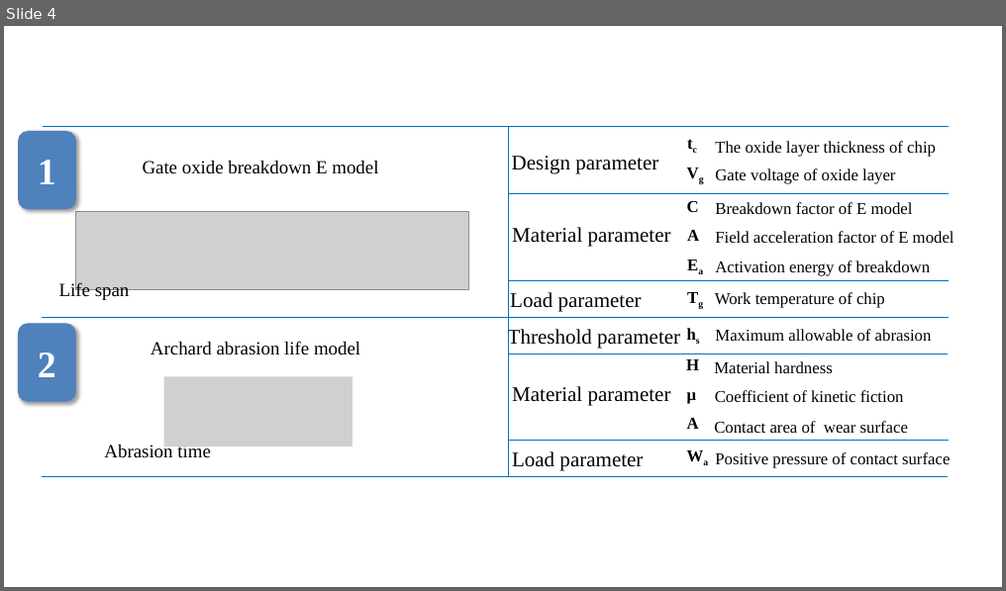
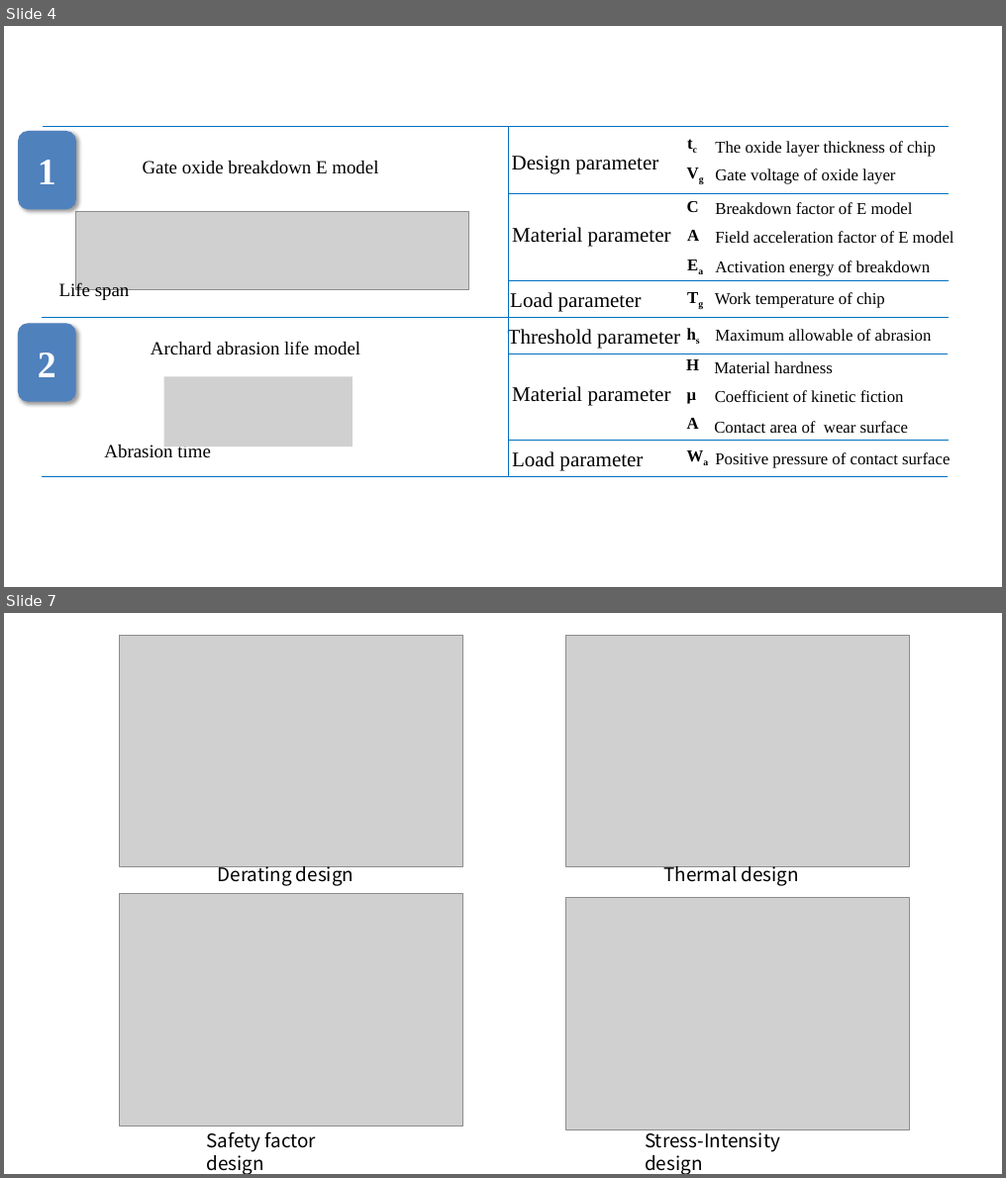
Before and after one commit to PrideLee/Logistics-Optimization-Product-Configuration-Recommendation-and-Optimization, a slide deck: General map of reliability (The summary of Kang's seminar in CAS)/fig.pptx. Shown one above the other, each under a label of ours: slide 4 before the commit, slides 4 and 7 after it; the slides between them are not shown. The pictures are 1006x591 and 1006x1178 pixels, drawn with LibreOffice and Linux fonts; fonts in the diff are those of the drawing; grey boxes stand for pictures. Boxes give left, top, right and bottom in pixels: in the first picture for what was removed or moved away, otherwise in the second. Text is boxed around its words. In the diff, an @@ line names an element or a change of style, - is before the commit and + after.

```diff
--- a/General map of reliability (The summary of Kang's seminar in CAS)/fig.pptx
+++ b/General map of reliability (The summary of Kang's seminar in CAS)/fig.pptx
@@ slide 7 added at bbox=[4, 613, 1002, 1174], background #FFFFFF @@
@@ group added at bbox=[120, 635, 909, 1174]: 4 pictures, 4 texts @@
+Derating design
+Thermal design
+Safety factor design
+Stress-Intensity design
```
Also in this commit, not shown: 8 other slides added, 1 slide removed, 13 other files.
